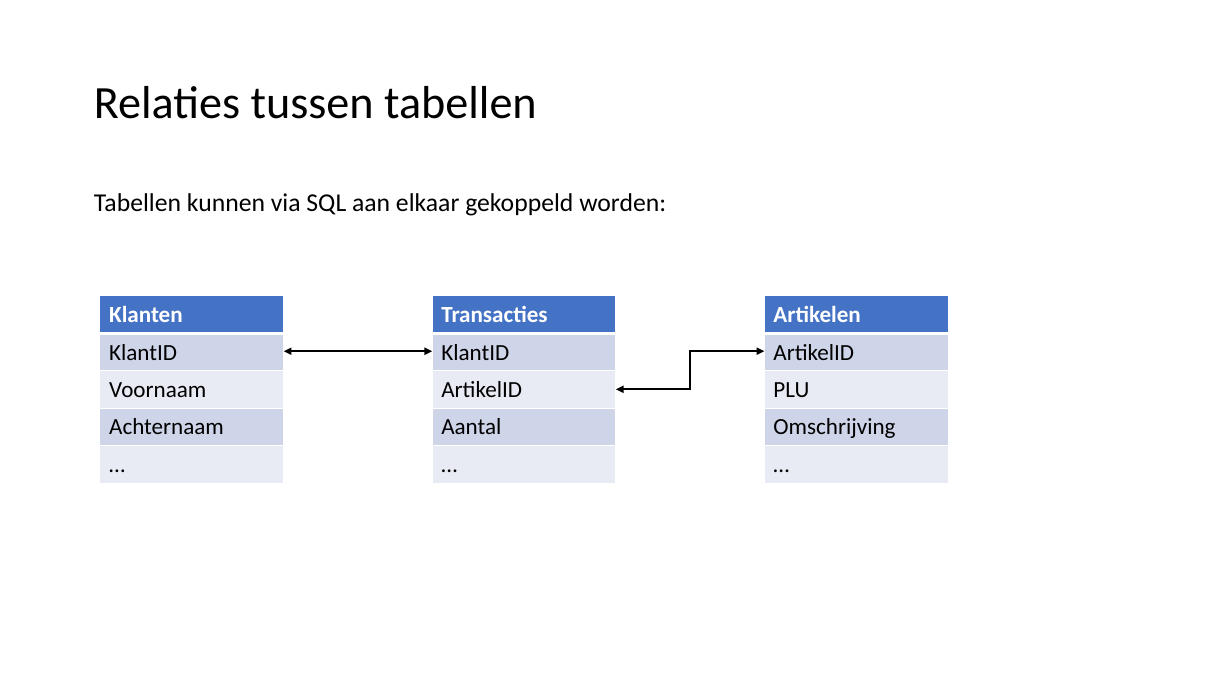
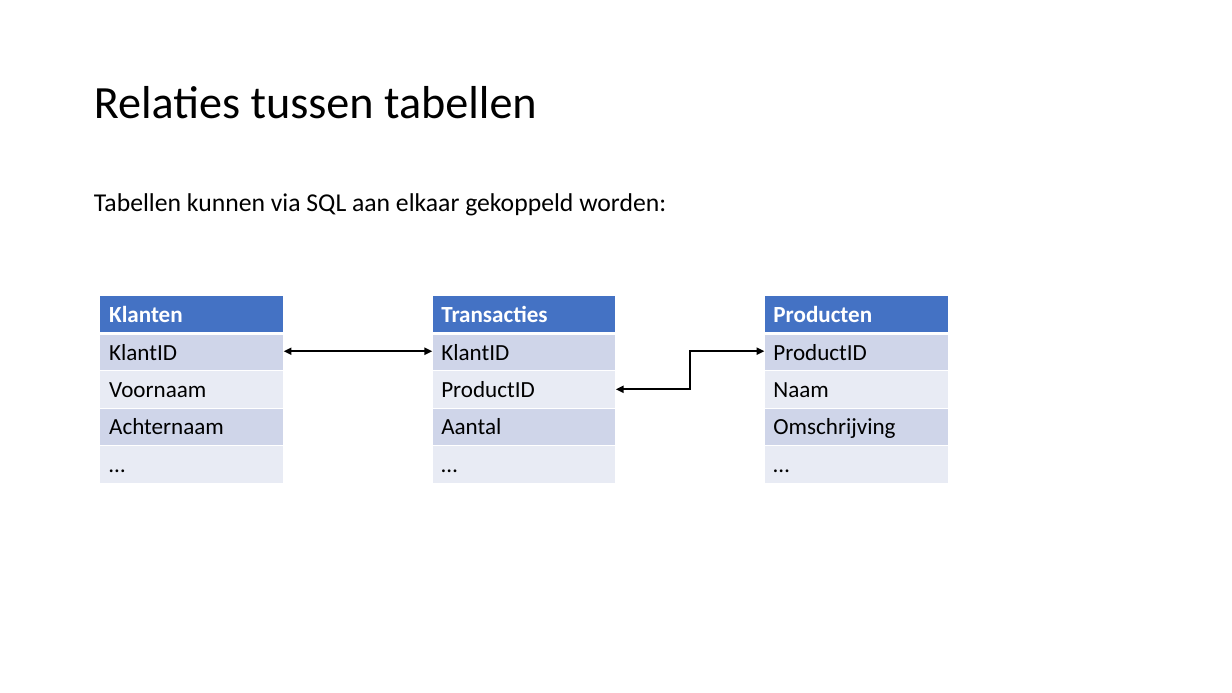
Before and after one commit to LFKoning/sql-cursus, a slide deck: slide 8 of sql_introductie.pptx. Drawn at 1232x693 pixels with LibreOffice and Linux fonts; fonts in the diff are those of the drawing. Boxes give left, top, right and bottom in pixels: in the first picture for what was removed or moved away, otherwise in the second. Text is boxed around its words. In the diff, an @@ line names an element or a change of style, - is before the commit and + after.

```diff
--- a/sql_introductie.pptx
+++ b/sql_introductie.pptx
@@ table at [433, 296, 616, 482] @@
-row 3, column 1: ArtikelID
+row 3, column 1: ProductID
@@ table at [764, 296, 948, 482] @@
-row 1, column 1: Artikelen
+row 1, column 1: Producten
-row 2, column 1: ArtikelID
+row 2, column 1: ProductID
-row 3, column 1: PLU
+row 3, column 1: Naam
```
Also in this commit, not shown: 27 other slides changed.
